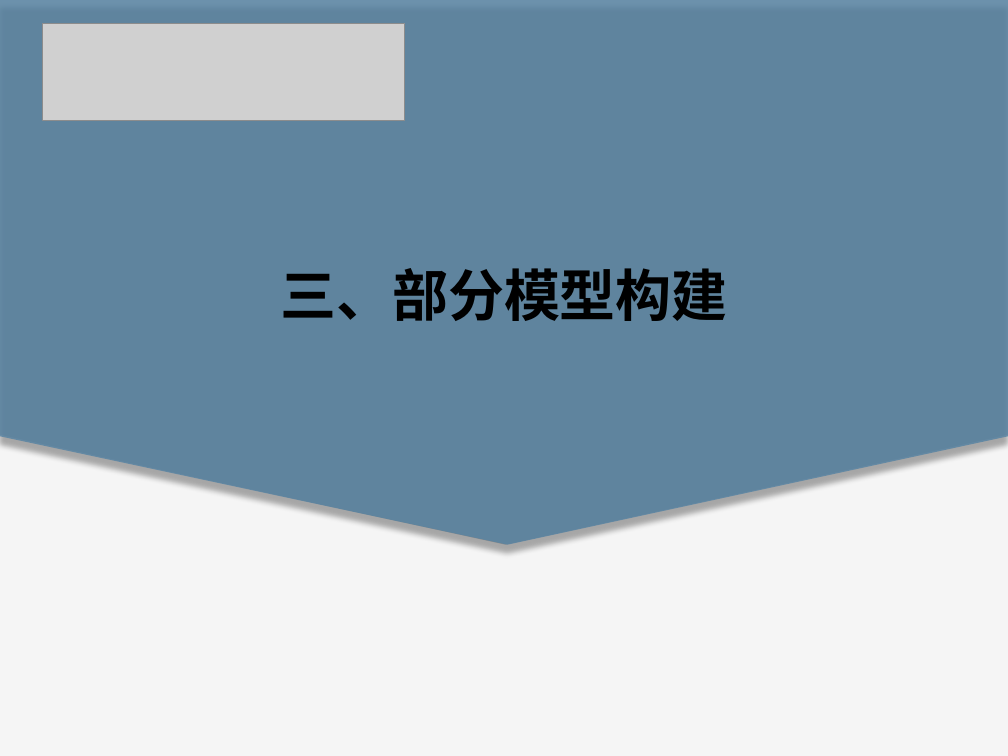
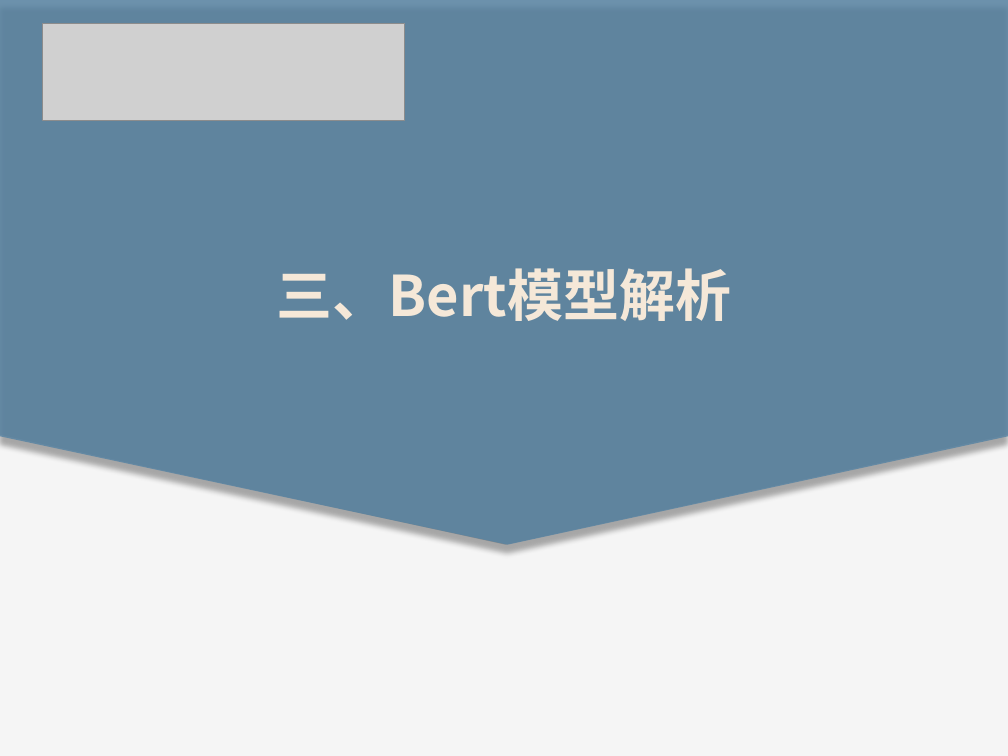
Before and after one commit to wty-yy/LaTex-Projects, a slide deck: slide 8 of NLP/NLP大作业/NLP开题报告.pptx (slide 16 before the commit). Drawn at 1008x756 pixels with LibreOffice and Linux fonts; fonts in the diff are those of the drawing; grey boxes stand for pictures. Boxes give left, top, right and bottom in pixels: in the first picture for what was removed or moved away, otherwise in the second. Text is boxed around its words. In the diff, an @@ line names an element or a change of style, - is before the commit and + after.

```diff
--- a/NLP/NLP大作业/NLP开题报告.pptx
+++ b/NLP/NLP大作业/NLP开题报告.pptx
@@ text at box(277, 268, 731, 321): text changed; text colour #000000 to #F5E8D8 @@
-三、部分模型构建
+三、Bert模型解析
```
Also in this commit, not shown: 4 other slides changed, 17 slides added, 15 slides removed.
